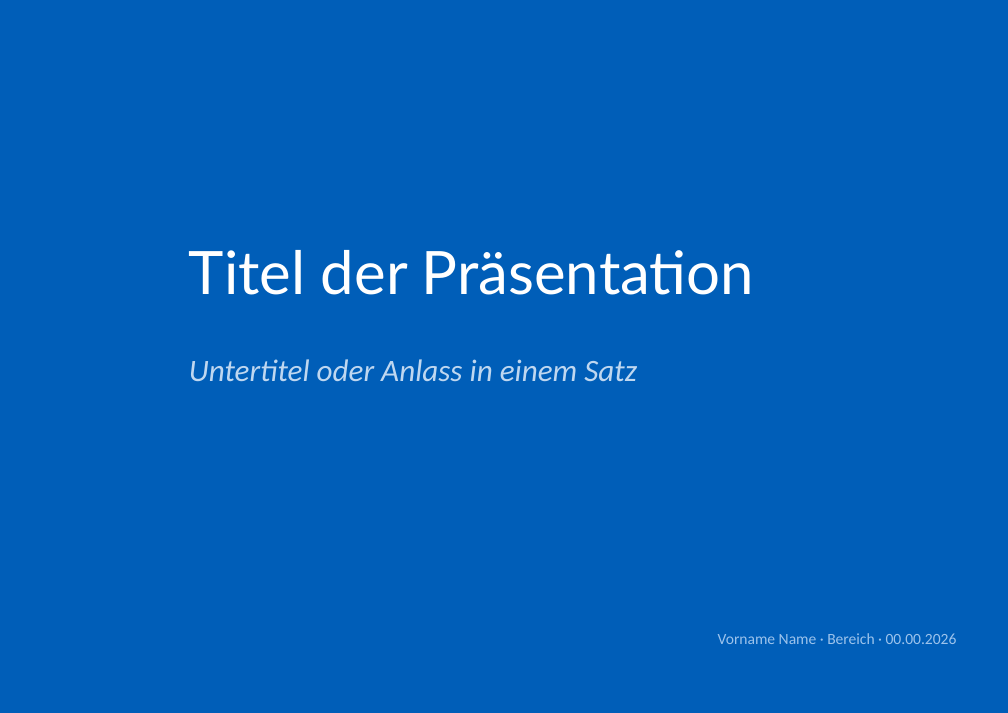
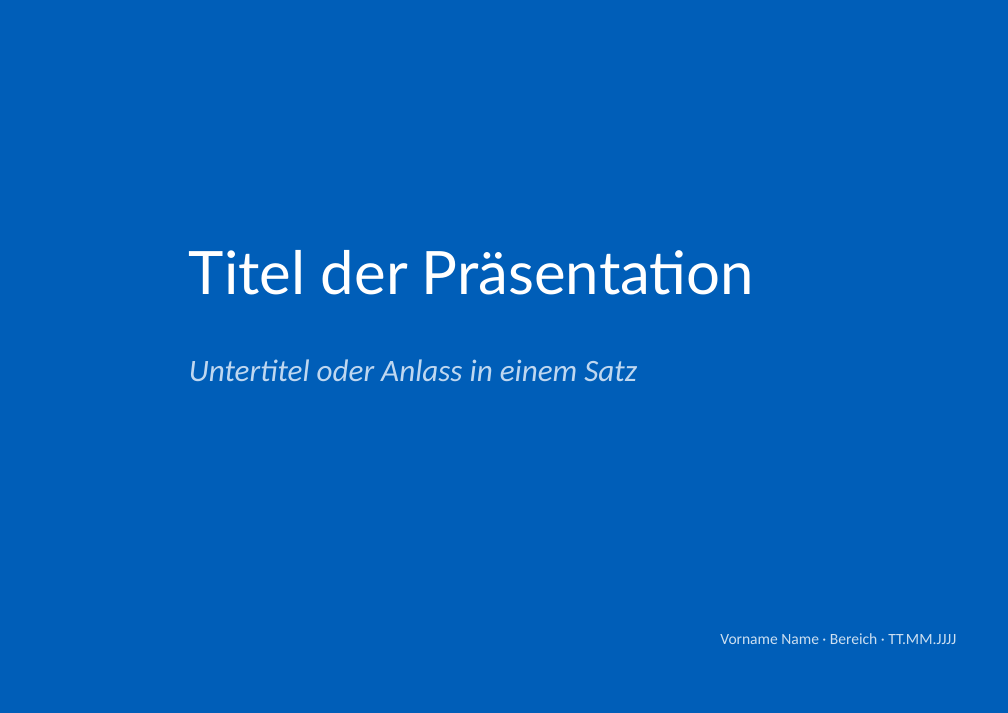
Before and after one commit to phtok/goeloggen, a slide deck: slide 1 of assets/templates/GoetheanumVorlageA4.pptx. Drawn at 1008x713 pixels with LibreOffice and Linux fonts; fonts in the diff are those of the drawing; background and template pictures are left out. Boxes give left, top, right and bottom in pixels: in the first picture for what was removed or moved away, otherwise in the second. Text is boxed around its words. In the diff, an @@ line names an element or a change of style, - is before the commit and + after.

```diff
--- a/assets/templates/GoetheanumVorlageA4.pptx
+++ b/assets/templates/GoetheanumVorlageA4.pptx
@@ text at (720, 633, 956, 644): text changed; text colour #9CC3EC to #CCDFF1 @@
-Vorname Name · Bereich · 00.00.2026
+Vorname Name · Bereich · TT.MM.JJJJ
```
Also in this commit, not shown: 14 other slides changed, 4 other files.
